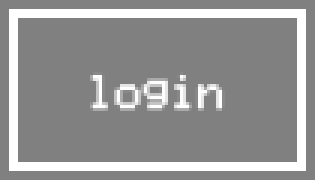
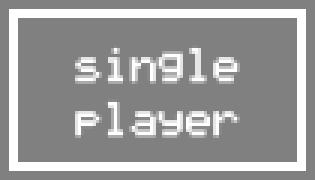
Layer changes from the first w=315, h=180 image to the second:
renamed "login" to "single player", painted on it over [75, 45, 240, 138]
